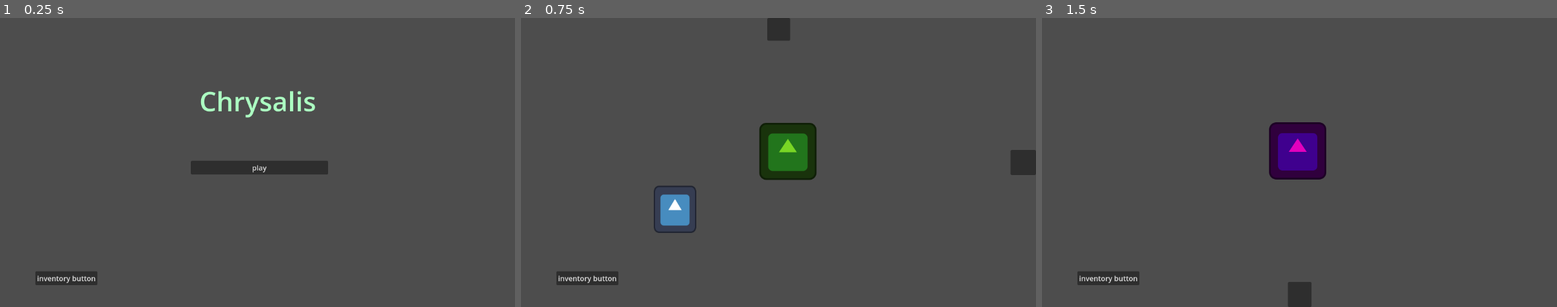
Above: before the commit, frames 1-3 (left to right).
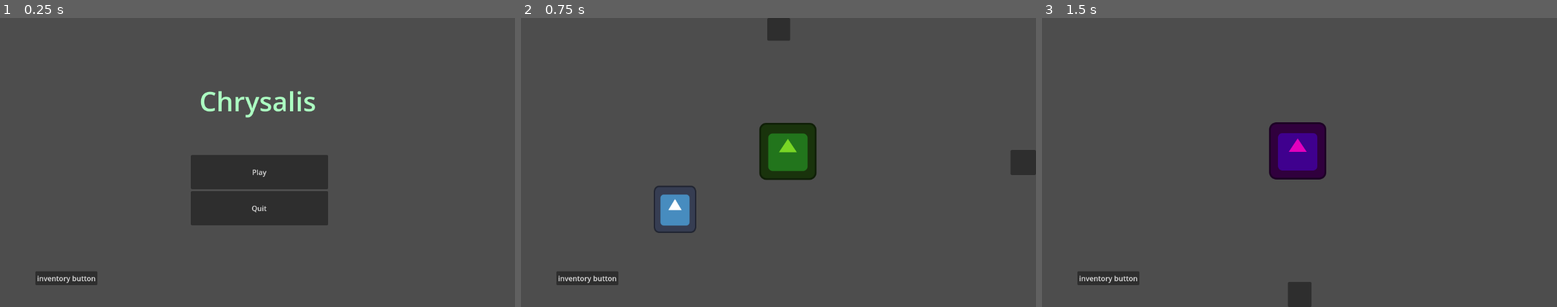
Above: after the commit, the same moments.

Repository: soapie18/gmtk-jam-26
Game: Godot game, scene res://root_context.tscn
The game is run twice, just before and just after one commit, with the same random seed, the same clock (stepped at 60 frames per second) and the same inputs. The engine's default icon, where the game draws it, is replaced by a stand-in: a white triangle on a blue panel in a dark square.
Inputs (mouse positions are in pixels of both pictures, inside the frame that each line leads up to):
- Up to frame 1 (0.25 s): no input
- Up to frame 2 (0.75 s): click "play" (after the commit: "Play") at 0.5 s
- Up to frame 3 (1.5 s): click (1299, 29) at 1.25 s

The runs differ from the first frame. In frame 1, 5.1% of the frame differs, in the area x 37-64%, y 47-72%; in frame 2, nothing differs; in frame 3, nothing differs.

Commit message:
persistent scenes!

Diff:
--- a/Menus/main_menu.gd
+++ b/Menus/main_menu.gd
@@ -3,12 +3,19 @@
 @onready var play_button: ChangeSceneButton = $CanvasLayer/VBoxContainer/ChangeSceneButton
 
 signal scene_changed(target_scene_name: String)
+signal quit_game()
 
 # Please ignore, I had to include it so that scene_manager wouldn't kick off
-signal item_collected(item_name_tag: String)
+@warning_ignore("unused_signal")
+signal item_picked_up_in_scene(item_name_tag: String)
+@warning_ignore("unused_signal")
+signal minigame_requested_in_scene(minigame_name_tag: String)
 
 func _ready() -> void:
 	play_button.passed_target_information.connect(handle_scene_request)
 
 func handle_scene_request(target_scene_name: String) -> void:
 	scene_changed.emit(target_scene_name)
+
+func _on_quit_pressed() -> void:
+	quit_game.emit()
--- a/Menus/main_menu.tscn
+++ b/Menus/main_menu.tscn
@@ -42,5 +42,17 @@
 
 [node name="ChangeSceneButton" parent="CanvasLayer/VBoxContainer" instance=ExtResource("4_11gta")]
 layout_mode = 2
-text = "play"
+text = "
+Play
+
+"
 target_name = "grass"
+
+[node name="Quit" type="Button" parent="CanvasLayer/VBoxContainer"]
+layout_mode = 2
+text = "
+Quit
+
+"
+
+[connection signal="pressed" from="CanvasLayer/VBoxContainer/Quit" to="." method="_on_quit_pressed"]
--- a/Menus/pause_window.gd
+++ b/Menus/pause_window.gd
@@ -2,7 +2,13 @@
 
 @onready var player = $"../Player"
 
-signal handle_quit
+signal quit_game
+
+func _on_quit_pressed() -> void:
+	on_quit()
+
+func _on_resume_pressed() -> void:
+	on_resume()
 
 func _ready() -> void:
 	visible = false
@@ -10,9 +16,11 @@
 
 func on_game_paused() -> void:
 	visible = true
+	get_tree().paused = true
 
 func on_resume() -> void:
 	visible = false
+	get_tree().paused = false
 
 func on_quit() -> void:
-	handle_quit.emit()
+	quit_game.emit()
--- a/Menus/pause_window.tscn
+++ b/Menus/pause_window.tscn
@@ -1,14 +1,53 @@
-[gd_scene load_steps=2 format=3 uid="uid://s8diqt1jbwjr"]
+[gd_scene load_steps=3 format=3 uid="uid://s8diqt1jbwjr"]
 
 [ext_resource type="Script" uid="uid://cdc35fpjrk85t" path="res://Menus/pause_window.gd" id="1_5eto6"]
+[ext_resource type="Theme" uid="uid://cx00si32fjbga" path="res://Menus/Menus - Art/title_theme.tres" id="2_5vf1o"]
 
 [node name="PauseWindow" type="CanvasLayer"]
 script = ExtResource("1_5eto6")
 
-[node name="Resume" type="Button" parent="."]
-offset_right = 8.0
-offset_bottom = 8.0
+[node name="ColorRect" type="ColorRect" parent="."]
+anchors_preset = 15
+anchor_right = 1.0
+anchor_bottom = 1.0
+grow_horizontal = 2
+grow_vertical = 2
+color = Color(1, 0.8589927, 0.82842416, 0.078431375)
 
-[node name="Quit" type="Button" parent="."]
-offset_right = 8.0
-offset_bottom = 8.0
+[node name="VBoxContainer" type="VBoxContainer" parent="."]
+anchors_preset = 8
+anchor_left = 0.5
+anchor_top = 0.5
+anchor_right = 0.5
+anchor_bottom = 0.5
+offset_left = -145.0
+offset_top = -60.0
+offset_right = 142.5
+offset_bottom = 143.0
+grow_horizontal = 2
+grow_vertical = 2
+
+[node name="Resume" type="Button" parent="VBoxContainer"]
+layout_mode = 2
+text = "
+Resume
+
+"
+
+[node name="Quit" type="Button" parent="VBoxContainer"]
+layout_mode = 2
+text = "
+Quit Game
+
+"
+
+[node name="Label" type="Label" parent="."]
+offset_left = 384.0
+offset_top = 167.0
+offset_right = 784.0
+offset_bottom = 257.0
+theme = ExtResource("2_5vf1o")
+text = "Game Paused"
+
+[connection signal="pressed" from="VBoxContainer/Resume" to="." method="_on_resume_pressed"]
+[connection signal="pressed" from="VBoxContainer/Quit" to="." method="_on_quit_pressed"]
--- a/Systems/Audio/audio_manager.gd
+++ b/Systems/Audio/audio_manager.gd
@@ -1,4 +1,8 @@
 extends Node2D
 
-var ambient_music
+# Minigame music.
+var watering_flowers_bg
+var fishing_bg
+
+
 var menu_music
--- a/Systems/Scene Management/scene_manager.gd
+++ b/Systems/Scene Management/scene_manager.gd
@@ -7,52 +7,65 @@
 
 @onready var pause_menu = $"../PauseWindow"
 
-# Making main menu default value to allow it to be instantiated on launch.
-@onready var current_scene: PackedScene = main_menu
 var current_scene_instance
+var main_menu_instance
+var grass_scene_instance
+var treetop_scene_instance
+var pond_scene_instance
 
 signal scene_inventory_changed(item_name_tag: String)
 
 signal minigame_requested_in_scene(minigame_name_tag: String)
 
 func _ready() -> void:
+	# Instantiating all 4 scenes to be added and removed from tree freely.
+	main_menu_instance = main_menu.instantiate()
+	grass_scene_instance = grass_scene.instantiate()
+	treetop_scene_instance = treetop_scene.instantiate()
+	pond_scene_instance = pond_scene.instantiate()
+
 	# Booting up the main menu as the current level on launch.
-	current_scene_instance = current_scene.instantiate()
+	current_scene_instance = main_menu_instance
 	add_child(current_scene_instance)
 
-	# Connecting to the signal emitted in each scene, which tells us
+	# Connecting to the signal emitted in first scene, which tells us
 	# what scene is being requested via a string.
 	current_scene_instance.scene_changed.connect(handle_scene_change)
 
-	pause_menu.handle_quit.connect(handle_quit)
+	# Connecting to quit signals.
+	pause_menu.quit_game.connect(handle_quit)
+	main_menu_instance.quit_game.connect(handle_quit)
 
 func handle_scene_change(target_scene_name: String) -> void:
-	var new_scene: PackedScene
+	var new_scene_instance
 
 	# Seeing which scene is requested from signal sent. Assigning it to
-	# new_scene to be instantiated soon.
+	# new_scene_instance to be added to tree soon.
 	match target_scene_name:
 		"main menu":
-			new_scene = main_menu
+			new_scene_instance = main_menu_instance
 		"grass":
-			new_scene = grass_scene
+			new_scene_instance = grass_scene_instance
 		"treetop":
-			new_scene = treetop_scene
+			new_scene_instance = treetop_scene_instance
 		"pond":
-			new_scene = pond_scene
+			new_scene_instance = pond_scene_instance
 		_:
 			return
 
-	# Instantiating the new scene.
-	var new_scene_instance = new_scene.instantiate()
+	# Adding the chosen scene.
 	add_child(new_scene_instance)
 
 	new_scene_instance.scene_changed.connect(handle_scene_change)
 	new_scene_instance.item_picked_up_in_scene.connect(handle_item_picked_up)
 	new_scene_instance.minigame_requested_in_scene.connect(handle_minigame_request)
 
-	# Cleanup.
-	current_scene_instance.queue_free()
+	# Cleanup of previous scene.
+	current_scene_instance.scene_changed.disconnect(handle_scene_change)
+	current_scene_instance.item_picked_up_in_scene.disconnect(handle_item_picked_up)
+	current_scene_instance.minigame_requested_in_scene.disconnect(handle_minigame_request)
+
+	remove_child(current_scene_instance)
 	current_scene_instance = new_scene_instance
 
 
@@ -65,4 +78,12 @@
 	minigame_requested_in_scene.emit(minigame_name_tag)
 
 func handle_quit() -> void:
-	pass
+	# Freeing scenes from memory.
+	main_menu_instance.queue_free()
+	grass_scene_instance.queue_free()
+	treetop_scene_instance.queue_free()
+	pond_scene_instance.queue_free()
+
+	# Quitting game safely.
+	get_tree().root.propagate_notification(NOTIFICATION_WM_CLOSE_REQUEST)
+	get_tree().quit()
--- a/root_context.gd
+++ b/root_context.gd
@@ -1,15 +1,4 @@
 extends Node2D
 
-#var scene_manager = preload("res://Systems/scene_manager.tscn")
-#var audio_manager = preload("res://Systems/audio_manager.tscn")
-#var player = preload("res://Systems/Player.tscn")
-#
-#func _ready() -> void:
-	#var scene_manager_instance = scene_manager.instantiate()
-	#add_child(scene_manager_instance)
-	#
-	#var player_instance = player.instantiate()
-	#add_child(player_instance)
-	#
-	#var audio_manager_instance = audio_manager.instantiate()
-	#add_child(audio_manager_instance)
+func _ready() -> void:
+	get_tree().set_auto_accept_quit(false)
--- a/root_context.tscn
+++ b/root_context.tscn
@@ -21,3 +21,5 @@
 [node name="MinigameManager" parent="." instance=ExtResource("5_xp8r7")]
 
 [node name="PauseWindow" parent="." instance=ExtResource("6_utk5h")]
+process_mode = 3
+process_priority = 1
